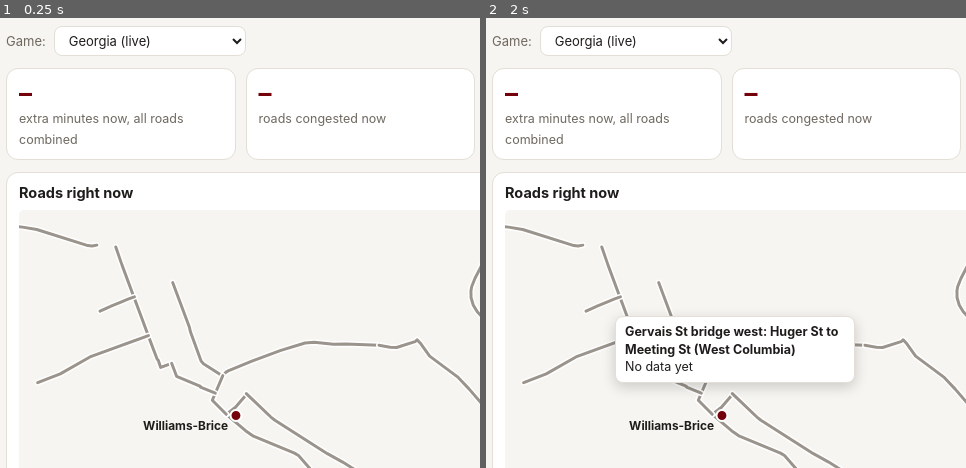
Above: before the commit, frames 1-2 (left to right).
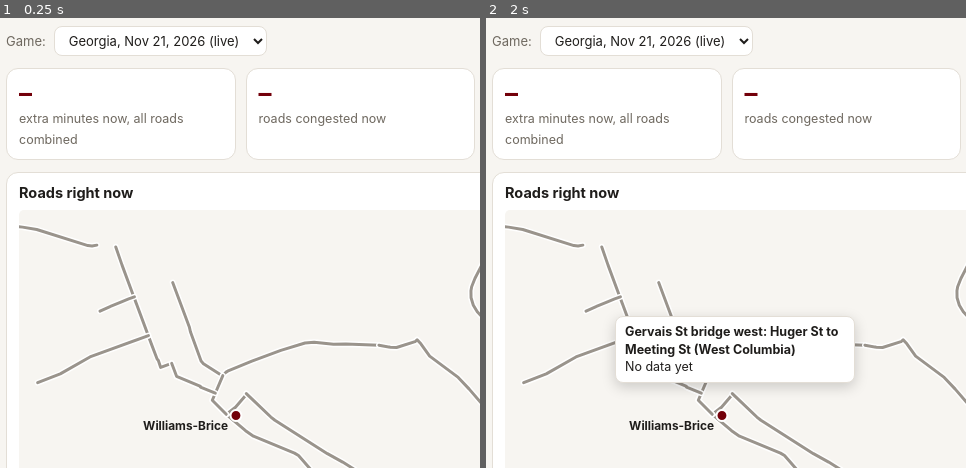
Above: after the commit, the same moments.

Repository: benjmauldin-blip/gameday-live
Game: browser game, page index.html
Two runs of this game, one before a commit and one after it. Both use one fixed random seed, a clock stepped at 60 frames per second and the inputs below.
Inputs (mouse positions are % of the whole screen's width and height, from its top left):
- Up to frame 1 (0.25 s): no input
- Up to frame 2 (2 s): move the mouse to (50, 62) at 1.07 s; click "Refresh" at 1.27 s; move the mouse to (30, 51) at 1.67 s; click (12, 43) at 1.87 s
The pictures show only the part of the screen within x 0-50%, y 11-61%; the shares and areas given below are measured in that part.

The runs differ from the first frame. In frame 1, 0.3% of the frame differs, in the area x 24-56%, y 1-9%; in frame 2, 0.3%.

Commit message:
Add game date to live option
Co-Authored-By: Claude Opus 5.5 <noreply@anthropic.com>
Claude-Session: https://claude.ai/code/session_013AmgcGuZtZsLcLZGkK4KZL

Diff:
--- a/data/live.json
+++ b/data/live.json
@@ -1 +1 @@
-{"status":"waiting","title":"Georgia","series":[],"roads":[]}
+{"status":"waiting","title":"Georgia","date":"2026-11-21","series":[],"roads":[]}
--- a/index.html
+++ b/index.html
@@ -255,7 +255,7 @@
 
 let DATA=null, AT=null;
 async function tick(){ DATA=await load(); AT=null;
-  if(CURRENT==='live'&&DATA&&DATA.title){LIVE_TITLE=DATA.title; const o=document.querySelector('#game  …(66 unchanged characters)…
+  if(CURRENT==='live'&&DATA&&DATA.title){const dd=DATA.date||(DATA.run||'').slice(0,10); LIVE_TITLE=DATA.title+(dd?', '+new Date(dd+'T12:00:00').toLocaleDateString('en-US',{month:'short',day:'numeric',year:'numeric'}):''); const o=document.querySelector('#game  …(66 unchanged characters)…
   show(); }
 function show(){
   const sl=document.getElementById('slider'), box=document.getElementById('replay');
